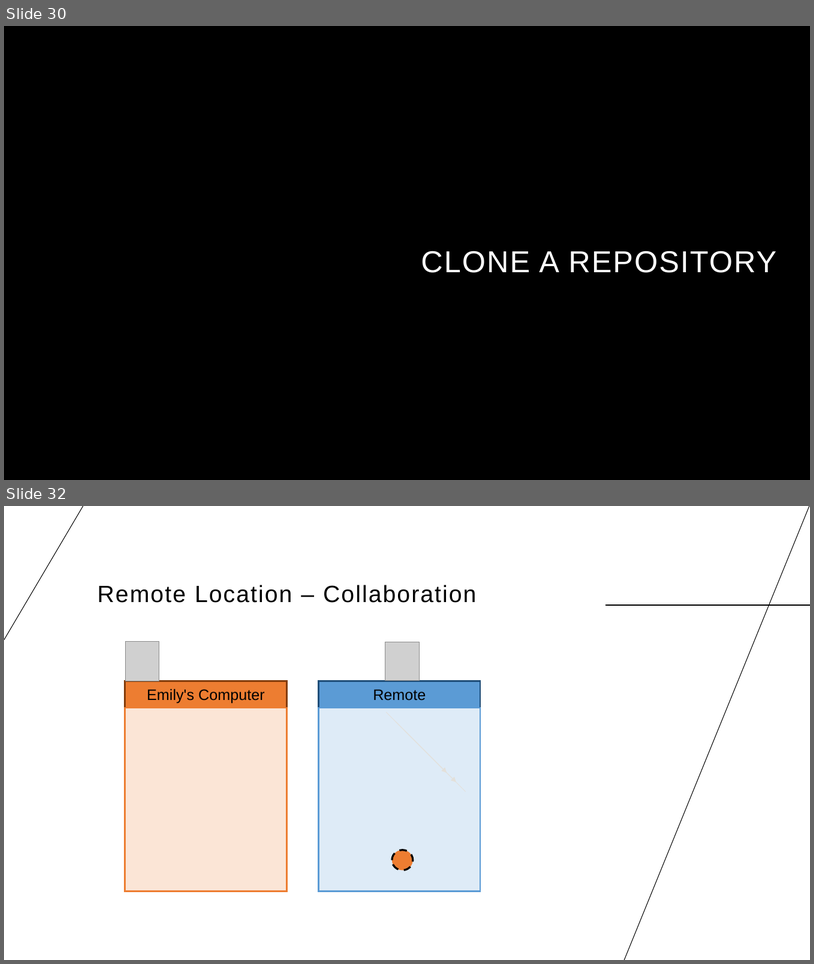
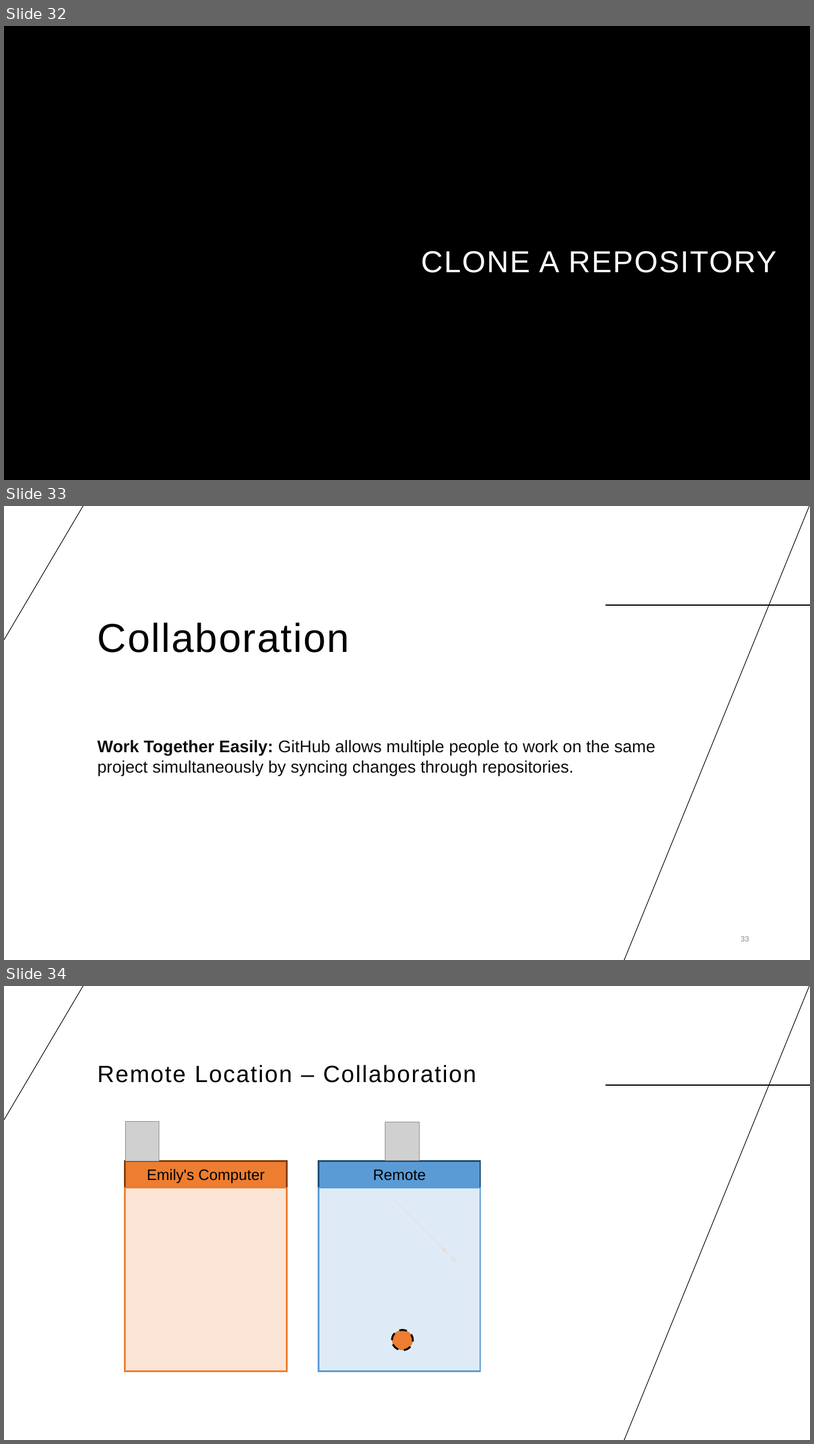
Before and after one commit to cassandra-hui/GitHub-Workshop, a slide deck: Day_1.pptx. Shown one above the other, each under a label of ours: slides 30 and 32 before the commit, slides 32, 33 and 34 after it; the slides between them are not shown. The pictures are 814x964 and 814x1444 pixels, drawn with LibreOffice and Linux fonts; fonts in the diff are those of the drawing; grey boxes stand for pictures; background and template pictures are left out. Boxes give left, top, right and bottom in pixels: in the first picture for what was removed or moved away, otherwise in the second. Text is boxed around its words. In the diff, an @@ line names an element or a change of style, - is before the commit and + after.

```diff
--- a/Day_1.pptx
+++ b/Day_1.pptx
@@ slide 33 added at (x1=4, y1=506, x2=810, y2=960), background #FFFFFF; not listed: 3 template elements that a slide beside it also shows @@
@@ title added at (x1=98, y1=622, x2=350, y2=652), 48 pt, text #000000 @@
+Collaboration
@@ text added at (x1=98, y1=739, x2=656, y2=775), 20 pt, text #0E0E0E @@
+Work Together Easily: GitHub allows multiple people to work on the same project simultaneously by syncing changes through repositories.
@@ page number added at (x1=741, y1=936, x2=749, y2=941), 9 pt, text #8B8B8B @@
+33
@@ what was slide 30 is now slide 32 @@
@@ what was slide 32 is now slide 34 @@
```
Also in this commit, not shown: 2 slides changed, 2 other slides added, 1 slide removed, 5 other files.
